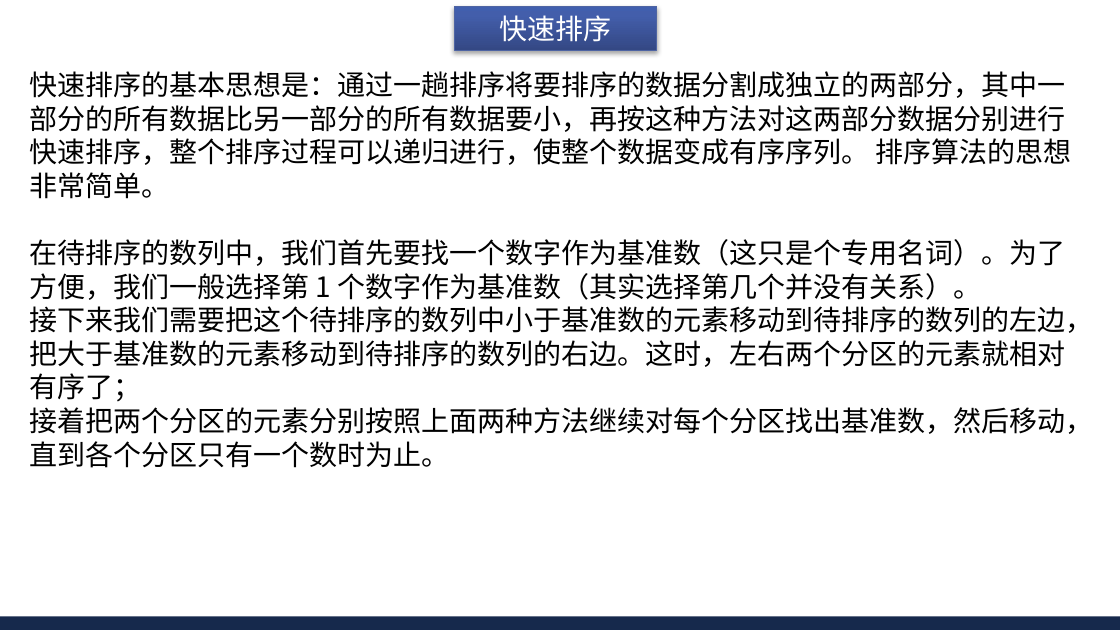
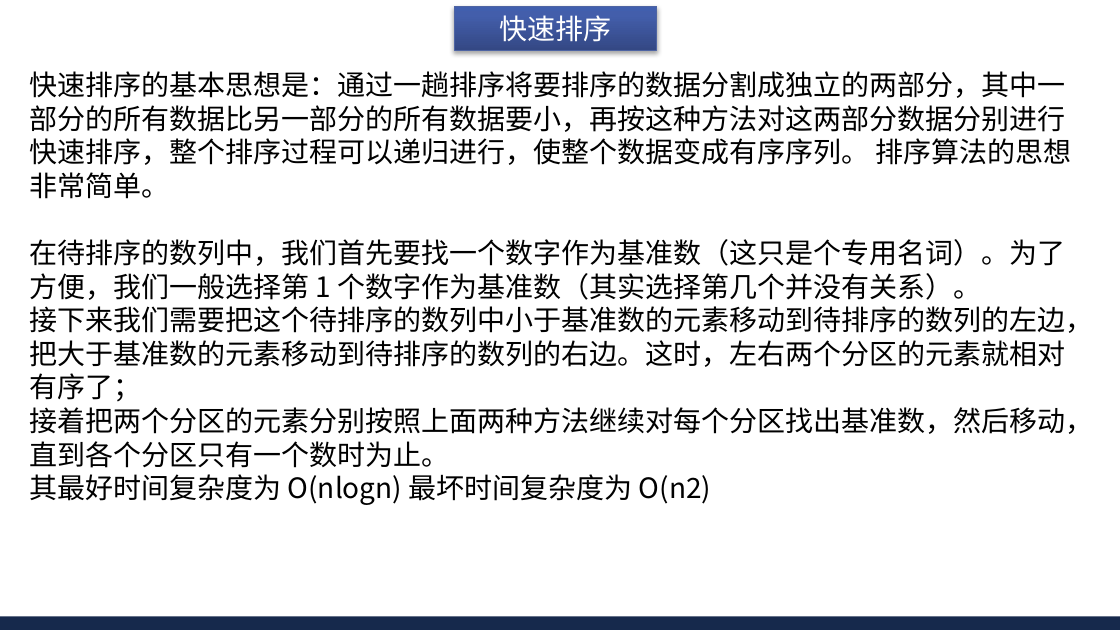
Before and after one commit to AisingioroHao0/BUAA_ProgrammingAndAlgorithms_TermProject, a slide deck: slide 13 of 答辩PPT/程序设计与算法大作业答辩.pptx (slide 12 before the commit). Drawn at 1120x630 pixels with LibreOffice and Linux fonts; fonts in the diff are those of the drawing; background and template pictures are left out. Boxes give left, top, right and bottom in pixels: in the first picture for what was removed or moved away, otherwise in the second. Text is boxed around its words. In the diff, an @@ line names an element or a change of style, - is before the commit and + after.

```diff
--- a/答辩PPT/程序设计与算法大作业答辩.pptx
+++ b/答辩PPT/程序设计与算法大作业答辩.pptx
@@ text at (x1=29, y1=474, x2=711, y2=505): paragraph added @@
+其最好时间复杂度为 O(nlogn) 最坏时间复杂度为 O(n2)
```
Also in this commit, not shown: 5 other slides changed, 8 slides added, 8 slides removed.
